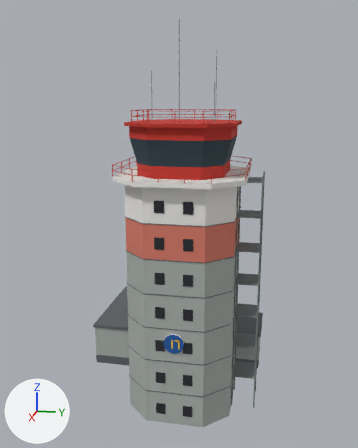
Renders of the glTF model airport-cyxd/PackageSources/modelLib/cyxd_control_tower/cyxd_control_tower.gltf from each side of a commit.
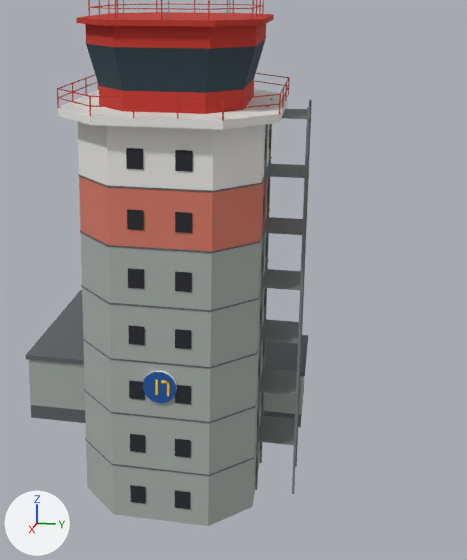
Old and new are each drawn whole from a camera (50 mm lens) standing at (46.8, 8.7, 30.2) and looking at (-4.9, -1.6, 17.3) and again close up on the part from 22% to 100% of the width and 25% to 100% of the height. Every picture has the same lights, and +X, +Y and +Z are marked at lower left. The first two pictures are the older version. Vertices at exactly the same position are counted once.

The older version as bpy lines, for what is in view:
```python
me_cyxd_control_tower = bpy.data.meshes.new('cyxd_control_tower')
me_cyxd_control_tower.from_pydata(...)  # 1254 vertices, 1452 faces; spans x -16.9..6.6, y -11.6..7.7, z 0.0..37.0
me_cyxd_control_tower.materials.append(mat_cyxd_flat)  # picture img_cyxd_palette_png
ob_cyxd_control_tower = bpy.data.objects.new('cyxd_control_tower', me_cyxd_control_tower)
ob_cyxd_control_tower.location = (0.0, 0.0, 0.0)
```
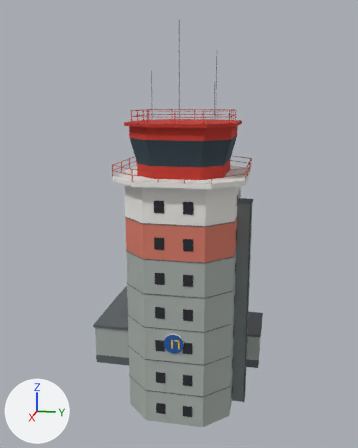
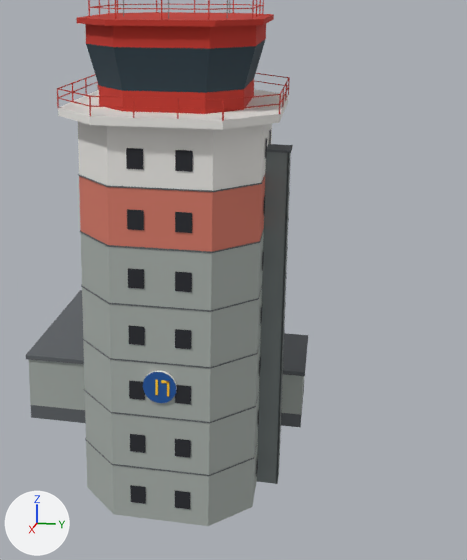
Where the change shows, as pixel boxes [x1, y1, x2, y2] in the close-ups (467 x 560 px; the box of a moved part takes in the faces that stretch with it):
'cyxd_control_tower', reshaped
    before: [26, 0, 312, 526]
    after: [26, 0, 308, 526]
part 1 of me_cyxd_control_tower, moved or reshaped
    before: [266, 164, 305, 178]
    after: [267, 144, 293, 153]
part 2 of me_cyxd_control_tower, moved or reshaped (not visible afterwards)
    before: [259, 416, 295, 445]
part 3 of me_cyxd_control_tower, moved or reshaped (not visible afterwards)
    before: [260, 368, 297, 395]
part 4 of me_cyxd_control_tower, moved or reshaped (not visible afterwards)
    before: [262, 319, 299, 344]
part 5 of me_cyxd_control_tower, moved or reshaped (not visible afterwards)
    before: [263, 269, 301, 290]
part 6 of me_cyxd_control_tower, moved or reshaped (not visible afterwards)
    before: [260, 99, 273, 463]
part 7 of me_cyxd_control_tower, moved or reshaped (not visible afterwards)
    before: [255, 106, 268, 490]
part 8 of me_cyxd_control_tower, moved or reshaped (not visible afterwards)
    before: [295, 100, 312, 467]
part 9 of me_cyxd_control_tower, moved or reshaped (not visible afterwards)
    before: [292, 107, 310, 494]
part 10 of me_cyxd_control_tower, moved or reshaped (not visible afterwards)
    before: [265, 217, 306, 235]
part 11 of me_cyxd_control_tower, moved or reshaped (not visible afterwards)
    before: [282, 109, 307, 119]
part 12 of me_cyxd_control_tower, added
    after: [257, 152, 291, 484]

The change, as a list of edits to the scene's bpy script:
```text
Add img_cyxd_navcan_png:
    img_cyxd_navcan_png = load_image('cyxd_navcan.png', '../texture/cyxd_navcan.png', 1024, 1024, 'sRGB')
Add mat_cyxd_navcan:
    mat_cyxd_navcan = principled_material('cyxd_navcan')
    mat_cyxd_navcan.texture = img_cyxd_navcan_png
    mat_cyxd_navcan.roughness = 0.9
Change me_cyxd_control_tower:
    used by ob_cyxd_control_tower; location = (0.0, 0.0, 0.0)
    remove me_cyxd_control_tower.from_pydata(...)  # 1254 vertices, 1452 faces; spans x -16.9..6.6, y -11.6..7.7, z 0.0..37.0
    add me_cyxd_control_tower.from_pydata(...)  # 1718 vertices, 2024 faces; spans x -16.9..6.6, y -11.6..7.7, z 0.0..37.0
    me_cyxd_control_tower part 1: the loose piece of 8 vertices spanning x -1.5..1.5, y 5.1..7.4, z 19.8..19.9 is scaled about its middle by (0.533, 0.609, 1.5), then moved by (0.0, -0.5, 1.3)
    me_cyxd_control_tower part 2: the loose piece of 8 vertices spanning x -1.5..1.5, y 5.1..7.4, z 3.2..3.3 is scaled about its middle by (0.333, 0.478, 0.5), then moved by (0.0, -0.5, -0.8)
    me_cyxd_control_tower part 3: the loose piece of 8 vertices spanning x -1.5..1.5, y 5.1..7.4, z 6.6..6.7 is scaled about its middle by (0.333, 0.478, 0.5), then moved by (0.0, -0.5, -3.8)
    me_cyxd_control_tower part 4: the loose piece of 8 vertices spanning x -1.5..1.5, y 5.1..7.4, z 9.9 is scaled about its middle by (0.333, 0.478, 0.5), then moved by (0.0, -0.5, -6.8)
    me_cyxd_control_tower part 5: the loose piece of 8 vertices spanning x -1.5..1.5, y 5.1..7.4, z 13.1..13.2 is scaled about its middle by (0.333, 0.478, 0.5), then moved by (0.0, -0.5, -9.8)
    me_cyxd_control_tower part 6: the loose piece of 8 vertices spanning x -1.6..-1.4, y 5.1..5.2, z 0.0..23.7 is scaled about its middle by (7.14, 7.86, 0.00211), then moved by (1.5, 0.6, -8.1)
    me_cyxd_control_tower part 7: the loose piece of 8 vertices spanning x 1.4..1.6, y 5.1..5.2, z 0.0..23.7 is scaled about its middle by (7.14, 7.86, 0.00211), then moved by (-1.5, 0.6, -7.8)
    me_cyxd_control_tower part 8: the loose piece of 8 vertices spanning x -1.6..-1.4, y 7.3..7.5, z 0.0..23.7 is scaled about its middle by (7.14, 7.86, 0.00211), then moved by (1.5, -1.7, -7.5)
    me_cyxd_control_tower part 9: the loose piece of 8 vertices spanning x 1.4..1.6, y 7.3..7.5, z 0.0..23.7 is scaled about its middle by (7.14, 7.86, 0.00211), then moved by (-1.5, -1.7, -7.2)
    me_cyxd_control_tower part 10: the loose piece of 8 vertices spanning x -1.5..1.5, y 5.1..7.4, z 16.5 is scaled about its middle by (0.333, 0.478, 0.5), then moved by (0.0, -0.5, -11.6)
    me_cyxd_control_tower part 11: the loose piece of 8 vertices spanning x -1.5..1.5, y 5.1..7.4, z 23.0..23.1 is scaled about its middle by (0.333, 0.478, 0.5), then moved by (0.0, -0.5, -17.9)
    me_cyxd_control_tower part 12: 280 vertices added at x -0.7..0.7, y 5.1..6.5, z 0.0..21.0
    other edits to the shape of me_cyxd_control_tower do not show in these pictures
    add me_cyxd_control_tower.materials.append(mat_cyxd_navcan)  # picture img_cyxd_navcan_png
```
